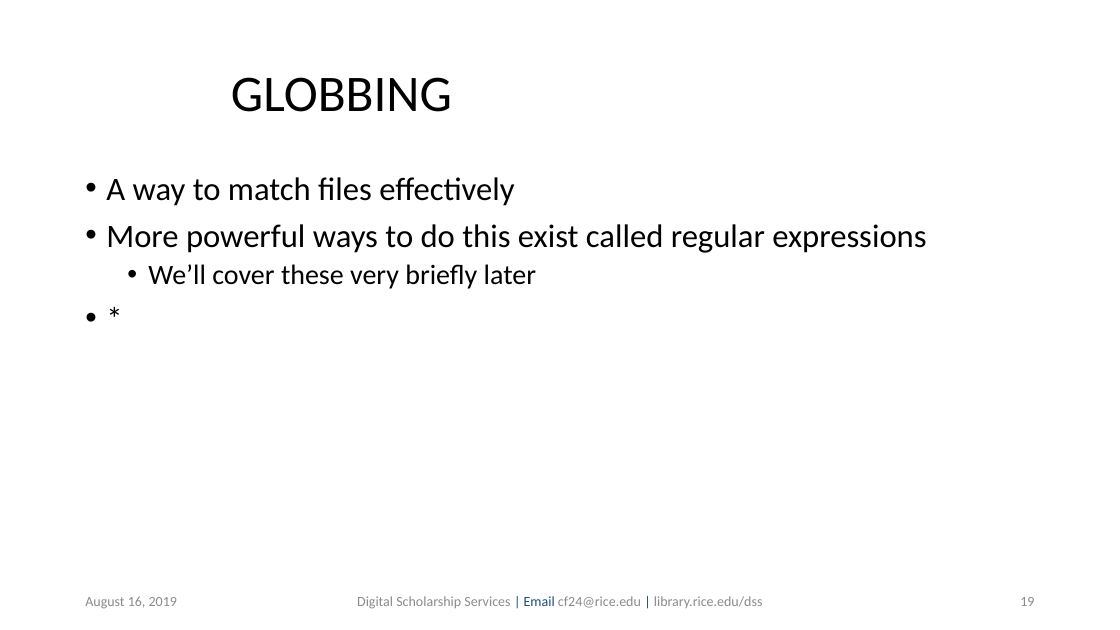
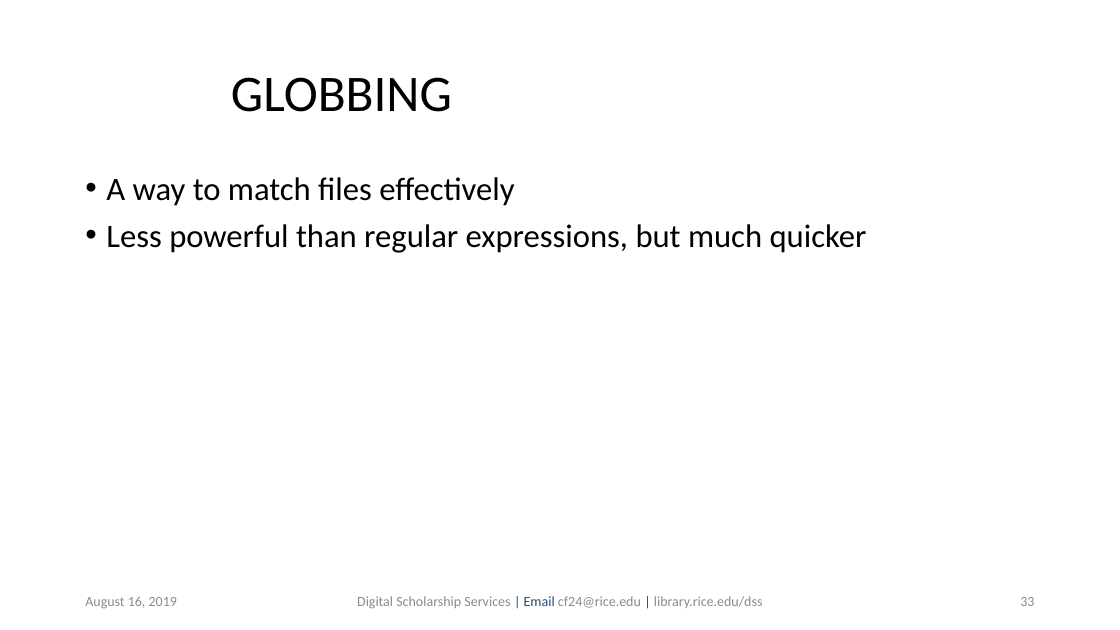
Before and after one commit to bakitybacon/rice-data-and-donuts, a slide deck: slide 33 of bash/Introduction to Bash.pptx (slide 19 before the commit). Drawn at 1120x630 pixels with LibreOffice and Linux fonts; fonts in the diff are those of the drawing; background and template pictures are left out. Boxes give left, top, right and bottom in pixels: in the first picture for what was removed or moved away, otherwise in the second. Text is boxed around its words. In the diff, an @@ line names an element or a change of style, - is before the commit and + after.

```diff
--- a/bash/Introduction to Bash.pptx
+++ b/bash/Introduction to Bash.pptx
@@ text at <box>106,224,867,253</box>: text changed @@
-• More powerful ways to do this exist called regular expressions
-  • We’ll cover these very briefly later
-• *
+• Less powerful than regular expressions, but much quicker
@@ page number at <box>1020,597,1034,606</box>: text changed @@
-19
+33
```
Also in this commit, not shown: 10 other slides changed, 3 slides added, 1 slide removed.
